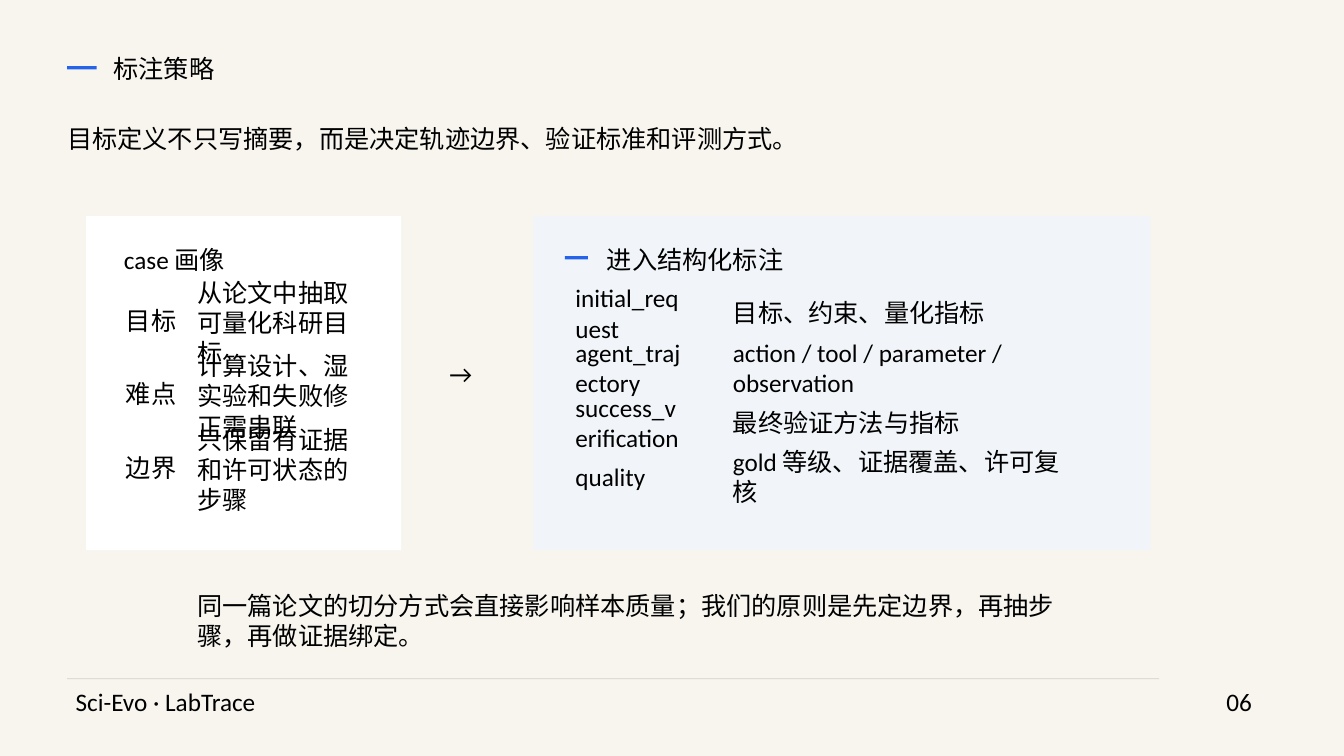
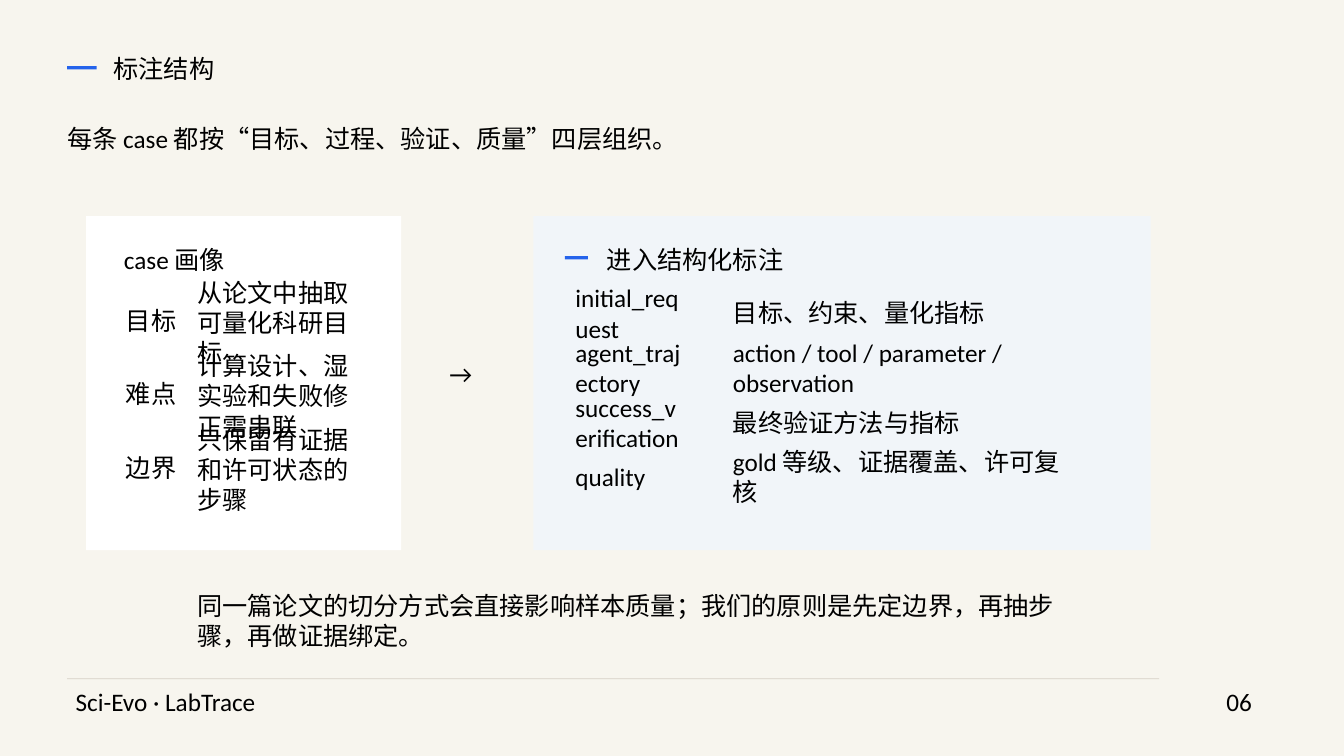
Before and after one commit to medisean/Sci-Evo-LabTrace, a slide deck: slide 6 of outputs/submission_pack/deliverables/scievo_labtrace_overview.pptx. Drawn at 1344x756 pixels with LibreOffice and Linux fonts; fonts in the diff are those of the drawing. Boxes give left, top, right and bottom in pixels: in the first picture for what was removed or moved away, otherwise in the second. Text is boxed around its words. In the diff, an @@ line names an element or a change of style, - is before the commit and + after.

```diff
--- a/outputs/submission_pack/deliverables/scievo_labtrace_overview.pptx
+++ b/outputs/submission_pack/deliverables/scievo_labtrace_overview.pptx
@@ text at box(113, 56, 214, 80): text changed @@
-标注策略
+标注结构
@@ text at box(67, 126, 678, 150): text changed @@
-目标定义不只写摘要，而是决定轨迹边界、验证标准和评测方式。
+每条 case 都按“目标、过程、验证、质量”四层组织。
```
Also in this commit, not shown: 9 other slides changed, 1 other file.
